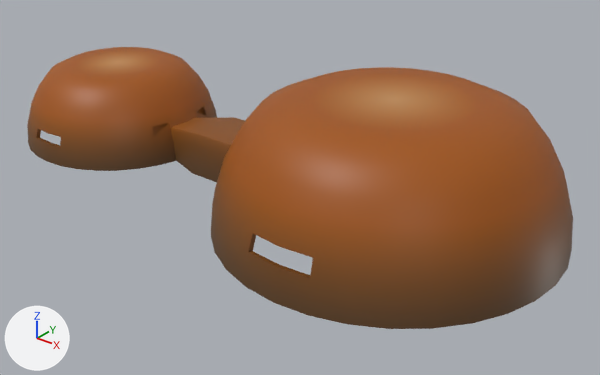
One commit to the FBX model Assets/Art/Enviroment/Buildings/SM_Bld_Domo.fbx: the scene before it, then after it.
Both versions are drawn from a 50 mm camera at (25.6, -26.8, 17.0) aimed at (4.0, 0.2, 0.2). Every picture has the same lights, and +X, +Y and +Z are marked at lower left. The first picture is the older version. Where no turn or scale is listed for an object, it has been applied to the vertices. Vertices at exactly the same position are counted once.

The first picture shows 'SM_Bld_Domo'.
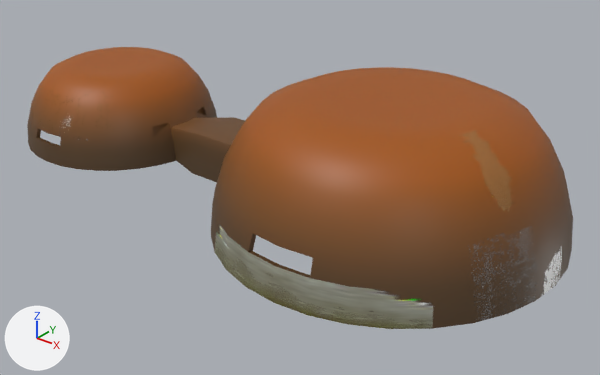
Location of each change, (x1, y1, x2, y2) in pixels of the pictures (600 x 375 px):
part 1 of me_esfera_001, added
    after: (469, 158, 562, 320)
part 2 of me_esfera_001, added
    after: (215, 226, 433, 323)
part 3 of me_esfera_001, surface changed
    both: (27, 51, 573, 329)

The change in detail:
Picture 'ATLAS_Details.png' (img_atlas_details_png) is new.
Material 'M_Details' (mat_m_details) is new.
Uses the picture img_atlas_details_png.
me_esfera_001 is used by ob_sm_bld_domo; location (0.0, 0.0, 0.0).
me_esfera_001 had 1199 vertices, 1266 faces and spanned x -12.9..16.5, y -7.5..7.5, z 0.0..5.7.
me_esfera_001 now has 1345 vertices, 1364 faces and spans x -12.9..16.5, y -7.5..7.5, z 0.0..5.7.
me_esfera_001 part 1: a new loose piece of 62 vertices spanning x 11.7..16.5, y -5.3..7.0, z 0.0..5.7, in mat_m_details.
me_esfera_001 part 2: a new loose piece of 16 vertices spanning x 4.8..14.3, y -7.5..-5.2, z 0.0..1.5, in mat_m_details.
me_esfera_001 part 3: 1266 kept faces spanning x -12.9..16.5, y -7.5..7.5, z 0.0..5.7 get new texture (UV) coordinates.
Other edits to the shape of me_esfera_001 do not show in these pictures.
me_esfera_001 gains material mat_m_details.
